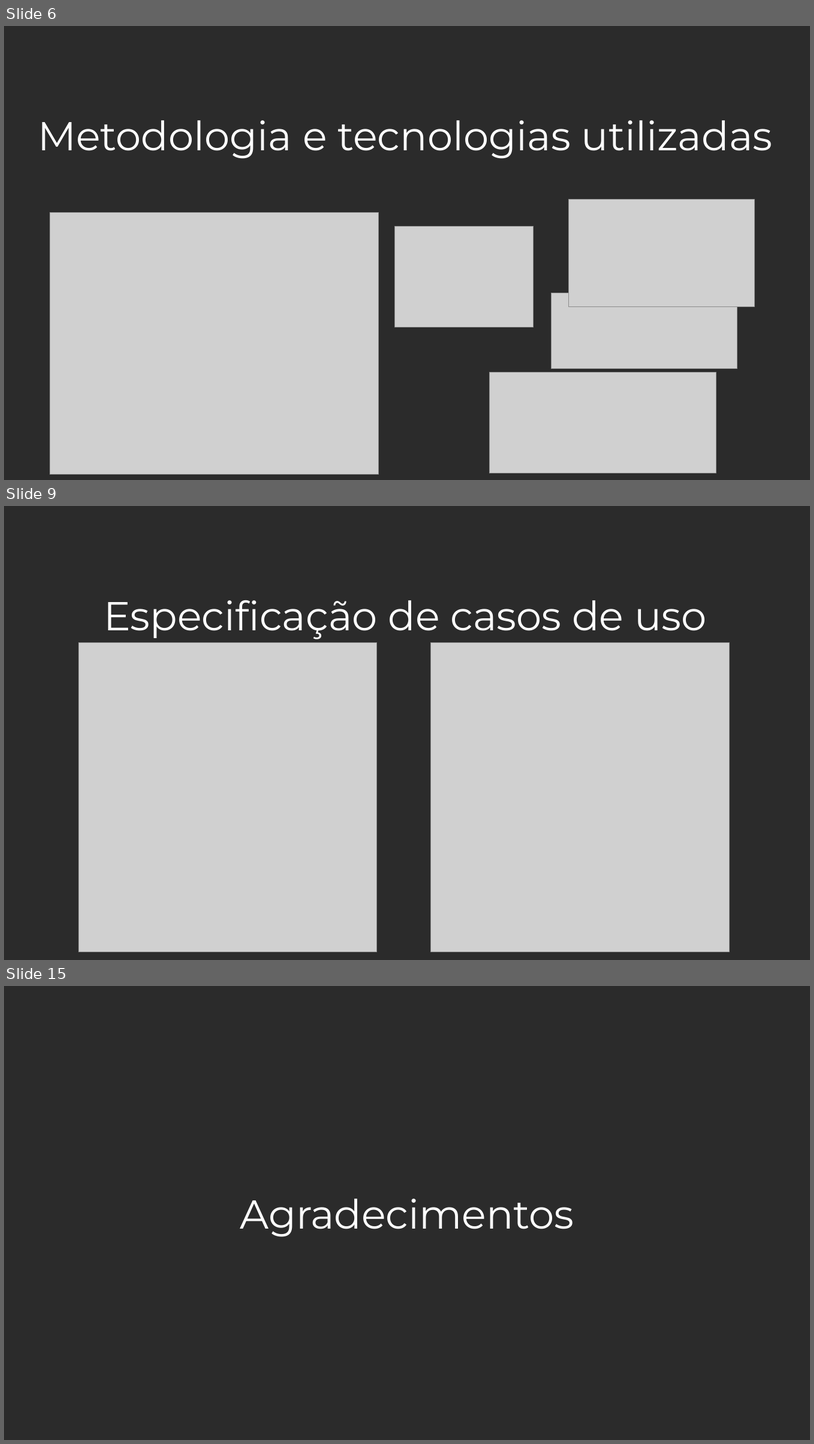
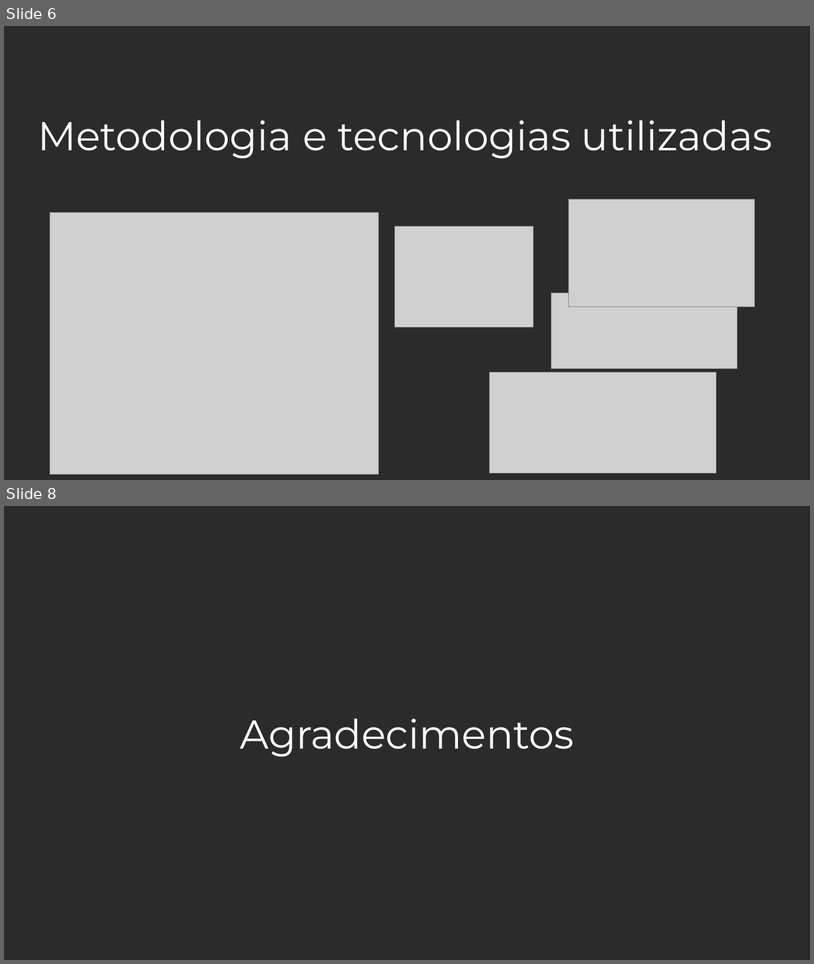
Before and after one commit to andreneves/PF, a slide deck: modelo-apresentacao-CSI-PF.pptx. Shown one above the other, each under a label of ours: slides 6, 9 and 15 before the commit, slides 6 and 8 after it; the slides between them are not shown. The pictures are 814x1444 and 814x964 pixels, drawn with LibreOffice and Linux fonts; fonts in the diff are those of the drawing; grey boxes stand for pictures; background and template pictures are left out; a plain dark background stands for a picture behind light text. Boxes give left, top, right and bottom in pixels: in the first picture for what was removed or moved away, otherwise in the second. Text is boxed around its words. In the diff, an @@ line names an element or a change of style, - is before the commit and + after.

```diff
--- a/modelo-apresentacao-CSI-PF.pptx
+++ b/modelo-apresentacao-CSI-PF.pptx
@@ slide 9 removed at <box>4,506,810,960</box>, background picture (left out) @@
@@ text removed at <box>104,600,707,639</box> @@
-Especificação de casos de uso
@@ picture removed at <box>78,642,377,952</box> @@
@@ picture removed at <box>431,642,729,952</box> @@
@@ what was slide 15 is now slide 8 @@
```
Also in this commit, not shown: 1 slide changed, 6 other slides removed.
